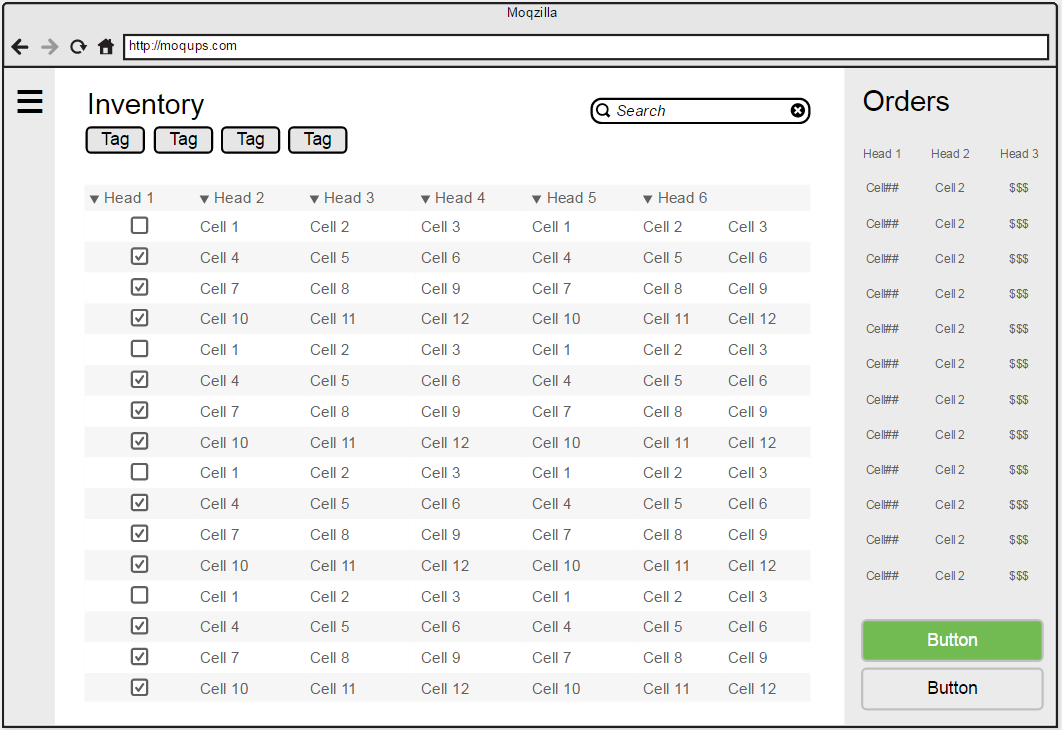
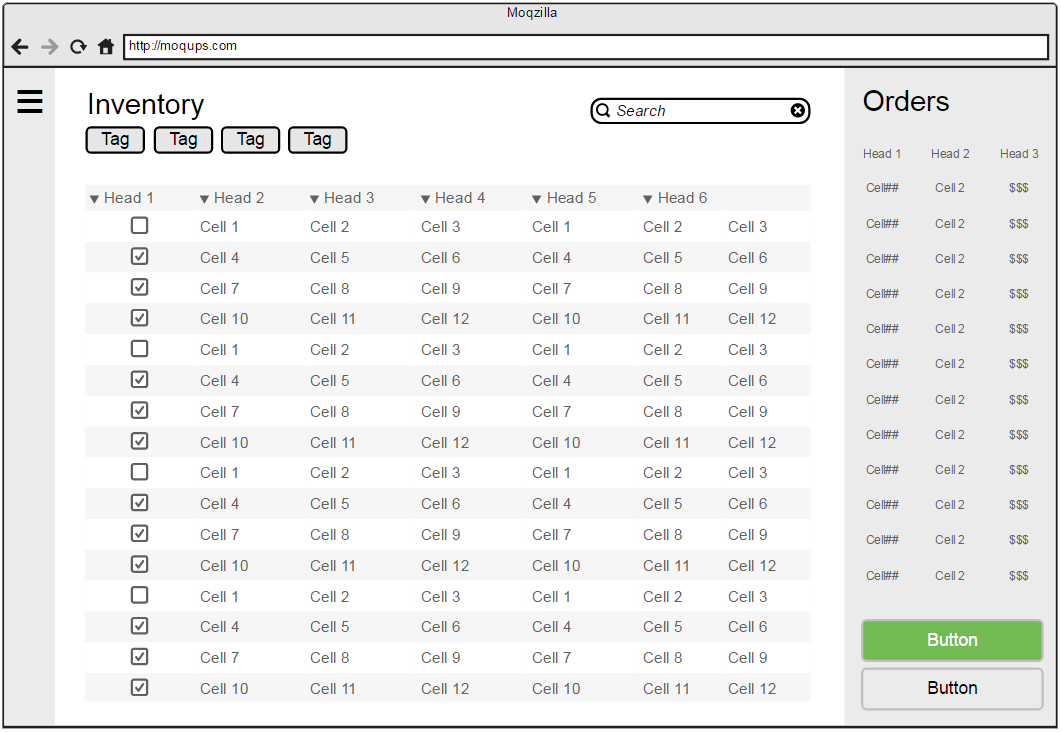
The second 1062×732 image is a revision of the first. Changes to its layers:
painted on "Layer 3" over [0, 0, 1062, 730]
painted on "Layer 2" over [0, 0, 1062, 730]
